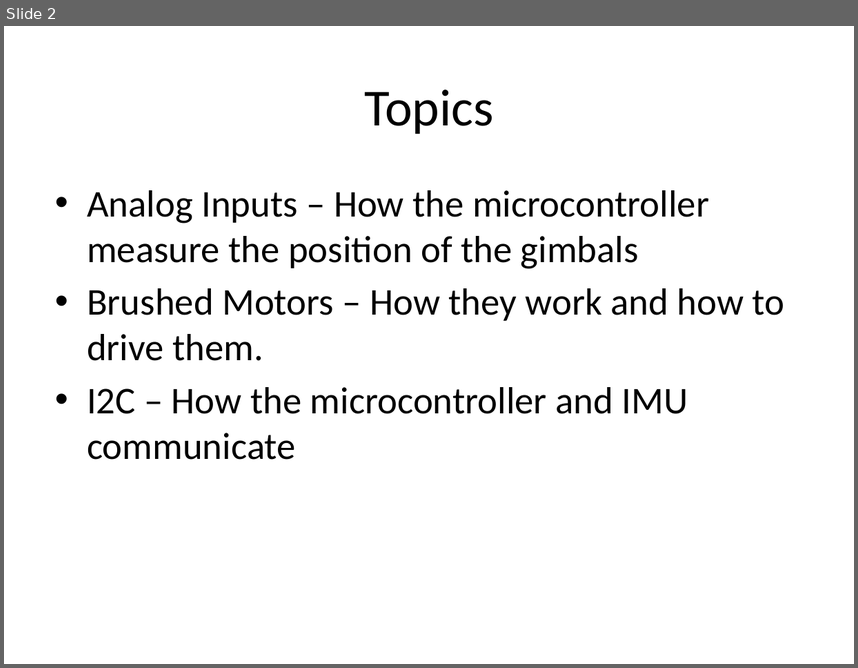
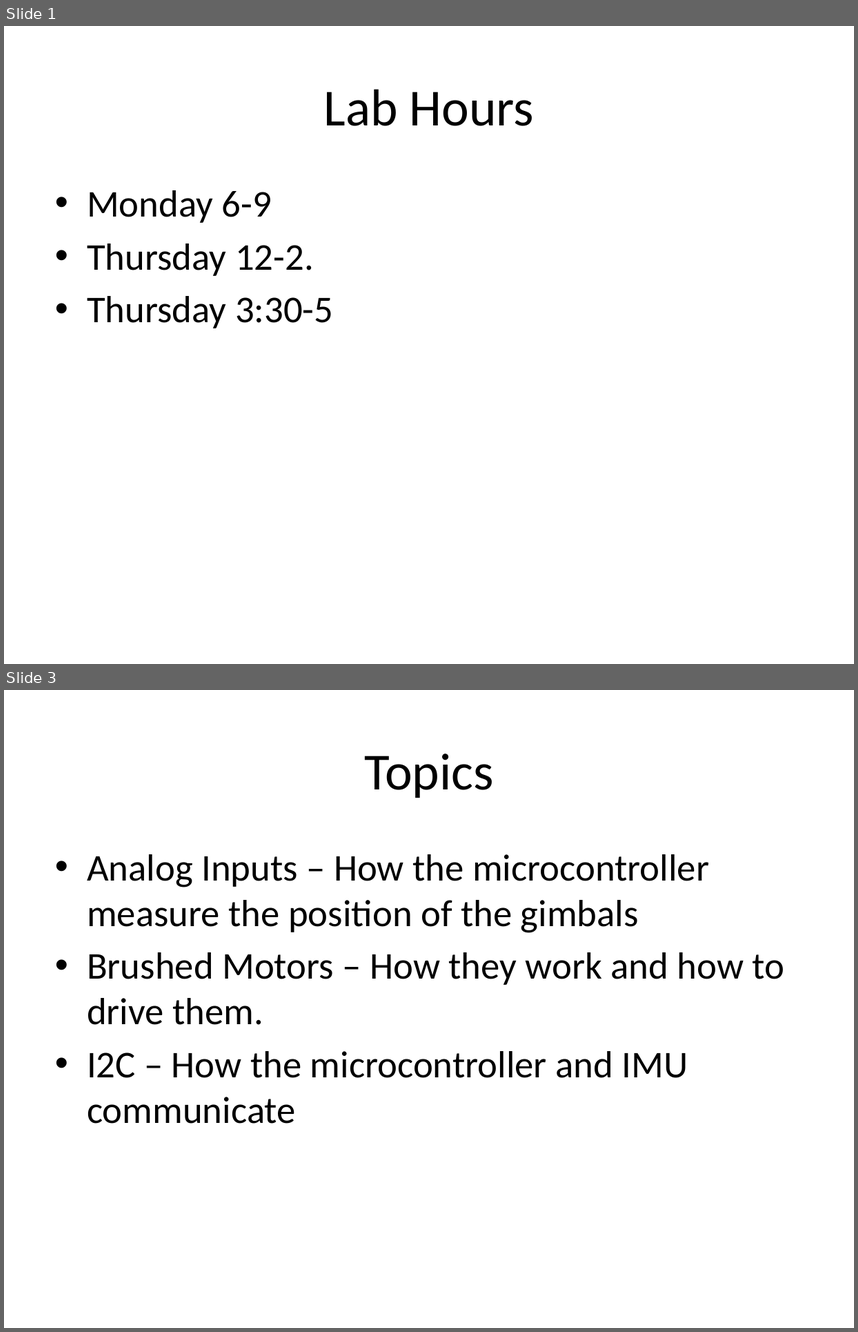
Before and after one commit to NVSL/QuadClass-Resources, a slide deck: Lecture Slides/03-Components.pptx. Shown one above the other, each under a label of ours: slide 2 before the commit, slides 1 and 3 after it; the slides between them are not shown. The pictures are 858x668 and 858x1332 pixels, drawn with LibreOffice and Linux fonts; fonts in the diff are those of the drawing. Boxes give left, top, right and bottom in pixels: in the first picture for what was removed or moved away, otherwise in the second. Text is boxed around its words. In the diff, an @@ line names an element or a change of style, - is before the commit and + after.

```diff
--- a/Lecture Slides/03-Components.pptx
+++ b/Lecture Slides/03-Components.pptx
@@ slide 1 added at bbox=[4, 26, 854, 664], background #FFFFFF @@
@@ title added at bbox=[323, 89, 535, 126], 44 pt, text #000000 @@
+Lab Hours
@@ text added at bbox=[87, 190, 333, 328], 32 pt, text #000000 @@
+• Monday 6-9
+• Thursday 12-2.
+• Thursday 3:30-5
@@ what was slide 2 is now slide 3 @@
```
Also in this commit, not shown: 3 slides changed, 5 other slides added, 1 slide removed, 4 other files.
